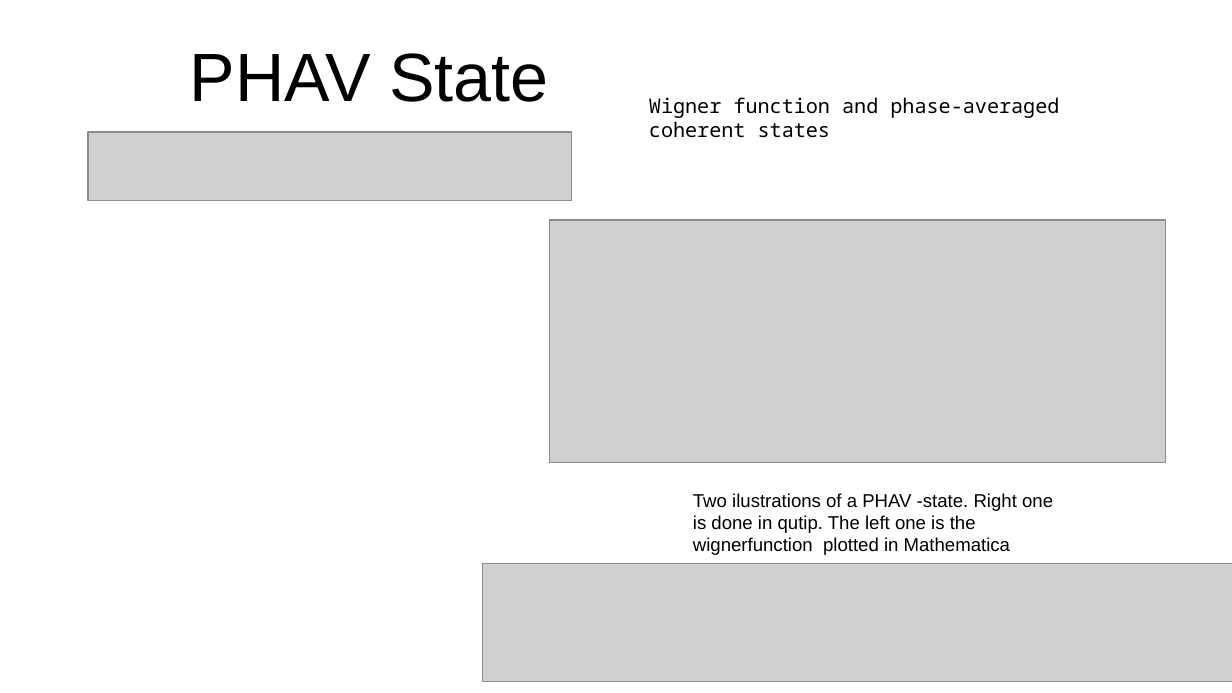
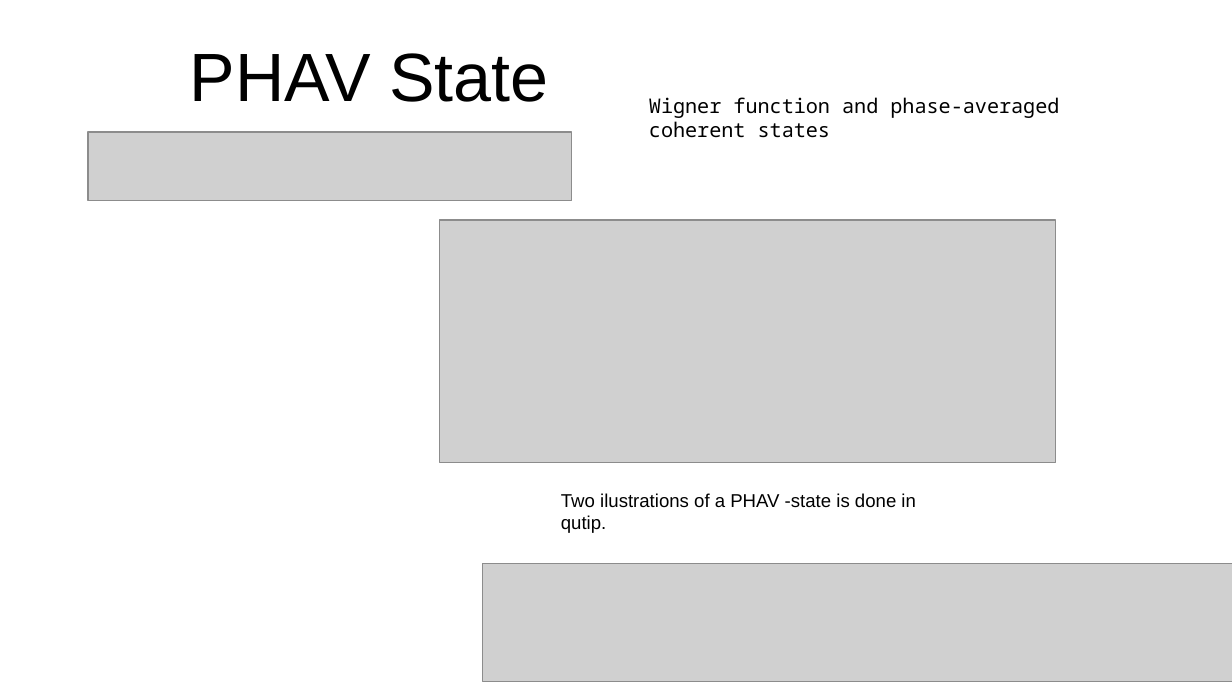
Before and after one commit to SanderStammbach/Sanders-Studium, a slide deck: slide 9 of Master-Projekt/Vortrag.odp. Drawn at 1232x693 pixels with LibreOffice and Linux fonts; fonts in the diff are those of the drawing; grey boxes stand for pictures; background and template pictures are left out. Boxes give left, top, right and bottom in pixels: in the first picture for what was removed or moved away, otherwise in the second. Text is boxed around its words. In the diff, an @@ line names an element or a change of style, - is before the commit and + after.

```diff
--- a/Master-Projekt/Vortrag.odp
+++ b/Master-Projekt/Vortrag.odp
@@ picture: place and size @@
-picture at [550, 220, 1166, 463]
+picture at [440, 220, 1056, 463]
@@ text at [561, 493, 915, 533]: text changed @@
-Two ilustrations of a PHAV -state. Right one is done in qutip. The left one is the wignerfunction plotted in Mathematica
+Two ilustrations of a PHAV -state is done in qutip.
```
Also in this commit, not shown: 7 other slides changed, 5 other files.
